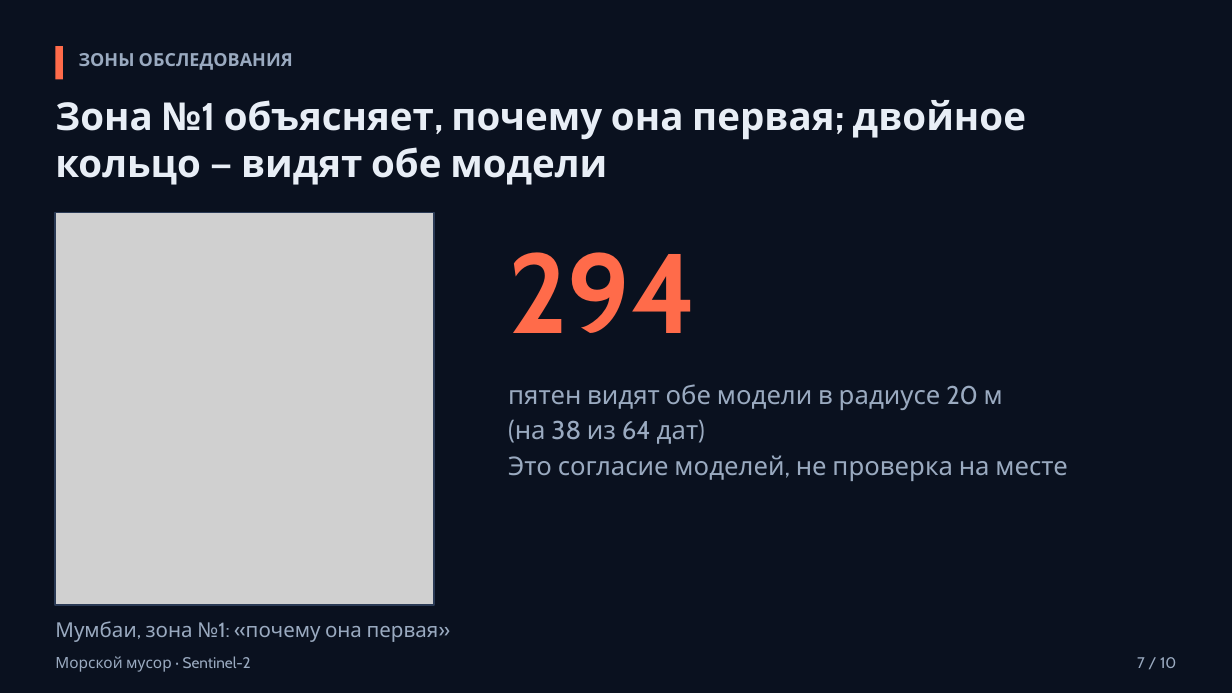
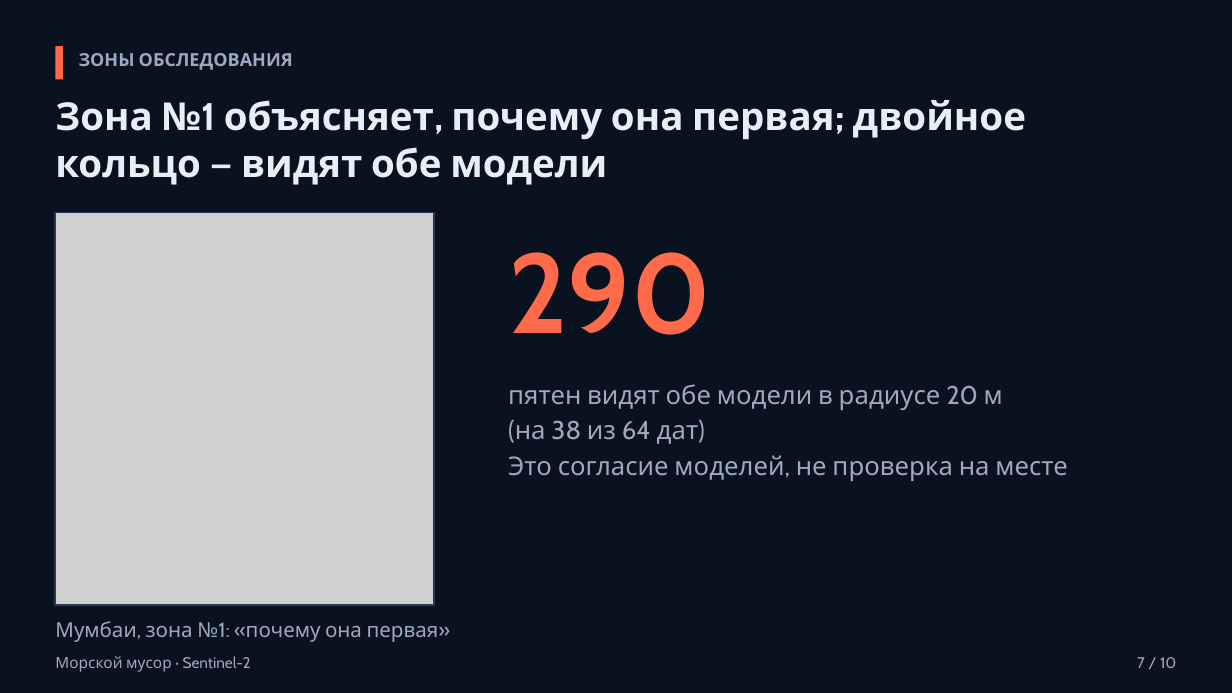
Before and after one commit to azama2t/final-cosmohack, a slide deck: slide 7 of reports/deck.pptx. Drawn at 1232x693 pixels with LibreOffice and Linux fonts; fonts in the diff are those of the drawing; grey boxes stand for pictures. Boxes give left, top, right and bottom in pixels: in the first picture for what was removed or moved away, otherwise in the second. Text is boxed around its words. In the diff, an @@ line names an element or a change of style, - is before the commit and + after.

```diff
--- a/reports/deck.pptx
+++ b/reports/deck.pptx
@@ text at (x1=508, y1=252, x2=711, y2=335): text changed @@
-294
+290
```
Also in this commit, not shown: 32 other files.
